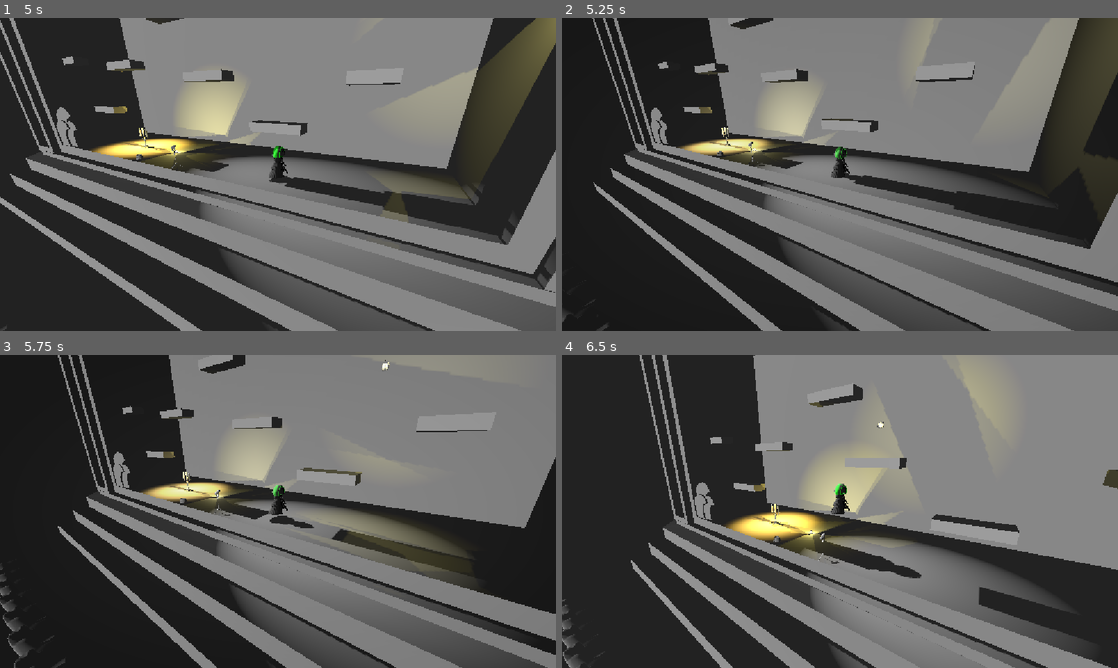
Above: before the commit, frames 1-4 (two rows, left to right).
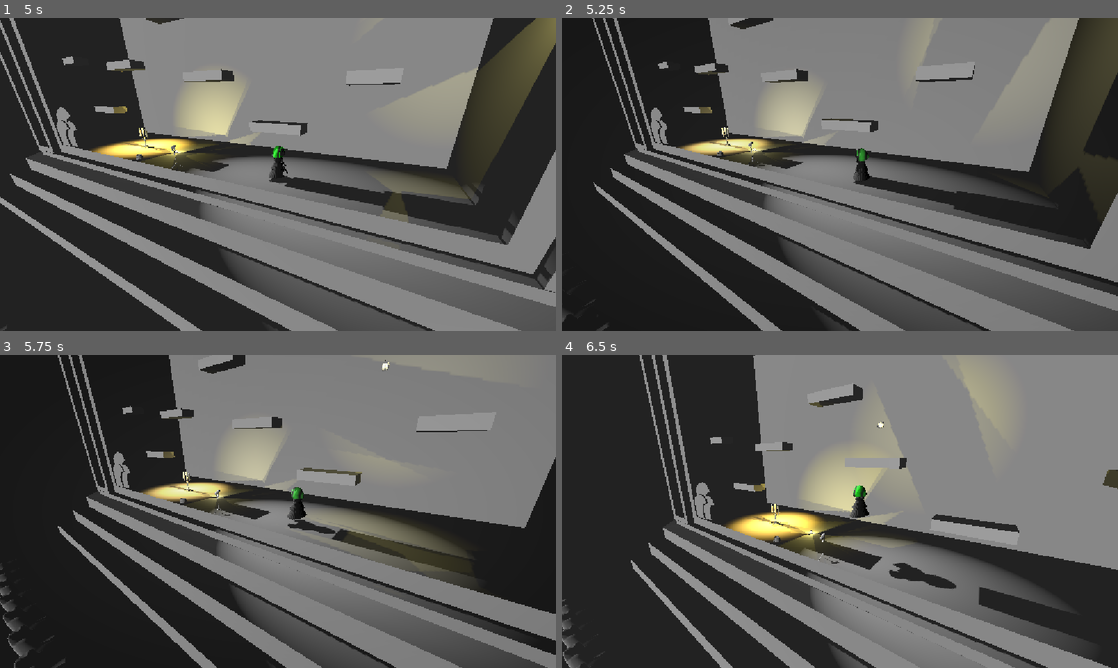
Above: after the commit, the same moments.

Repository: JoesRealAccount/ggj_2026
Game: Godot game, scene res://scenes/main_screen.tscn
The game is run twice, just before and just after one commit, with the same random seed, the same clock (stepped at 60 frames per second) and the same inputs.
Inputs (mouse positions are in pixels of both pictures, inside the frame that each line leads up to):
- Up to frame 1 (5 s): click (278, 136) at 0.5 s; tap Enter (switch_mask) at 1.25, 2.1, 4.35 s; hold D (move_right) 1.28-2.03 s; hold Enter (switch_mask) 1.28-2.03 s; tap W (jump) at 1.52, 2.27, 4.52 s; hold Escape (back_to_menu) 2.03-2.75 s; click (278, 136) at 2.75 s; hold Enter (switch_mask) 3.53-4.28 s; hold D (move_right) from 3.53 s (still down)
- Up to frame 2 (5.25 s): release D (move_right) at 5.03 s; hold A (move_left) from 5.03 s (still down); hold Enter (switch_mask) from 5.03 s (still down)
- Up to frame 3 (5.75 s): keep holding A (move_left); keep holding Enter (switch_mask); tap W (jump) at 5.27 s
- Up to frame 4 (6.5 s): keep holding A (move_left); release Enter (switch_mask) at 5.78 s; tap Enter (switch_mask) at 5.85 s; tap W (jump) at 6.02 s

Frame 1 is identical in both runs. In frame 2, 0.4% of the frame differs, in the area x 48-56%, y 41-52%; in frame 3, 0.6%; in frame 4, 0.9%, in the area x 48-71%, y 41-75%.

Commit message:
Add rotation handling for player model based on movement direction

Diff:
--- a/prefabs/player.gd
+++ b/prefabs/player.gd
@@ -12,6 +12,10 @@
 
 @export_range(1, 3, 1, "prefer_slider") var max_jump_count: int = 2
 var current_jump_quota: int = 1
+var target_rotation_y: float = -90.0 * (PI / 180.0) # Start facing right
+const ROTATION_SPEED: float = 10.0 # Speed of rotation interpolation
+
+@onready var model: Node3D = $Miwa
 
 func _ready() -> void:
 	spawn_position = global_position
@@ -71,6 +75,16 @@
 
 	move_and_slide()
 
+	# Update target rotation based on movement direction
+	if not is_zero_approx(input_dir):
+		if input_dir < 0: # Moving left
+			target_rotation_y = 90.0 * (PI / 180.0)
+		else: # Moving right
+			target_rotation_y = -90.0 * (PI / 180.0)
+
+	# Smoothly interpolate model rotation
+	model.rotation.y = lerp_angle(model.rotation.y, target_rotation_y, ROTATION_SPEED * delta)
+
 	# Reset if fallen below -20 meters
 	if global_position.y < -20:
 		global_position = spawn_position
